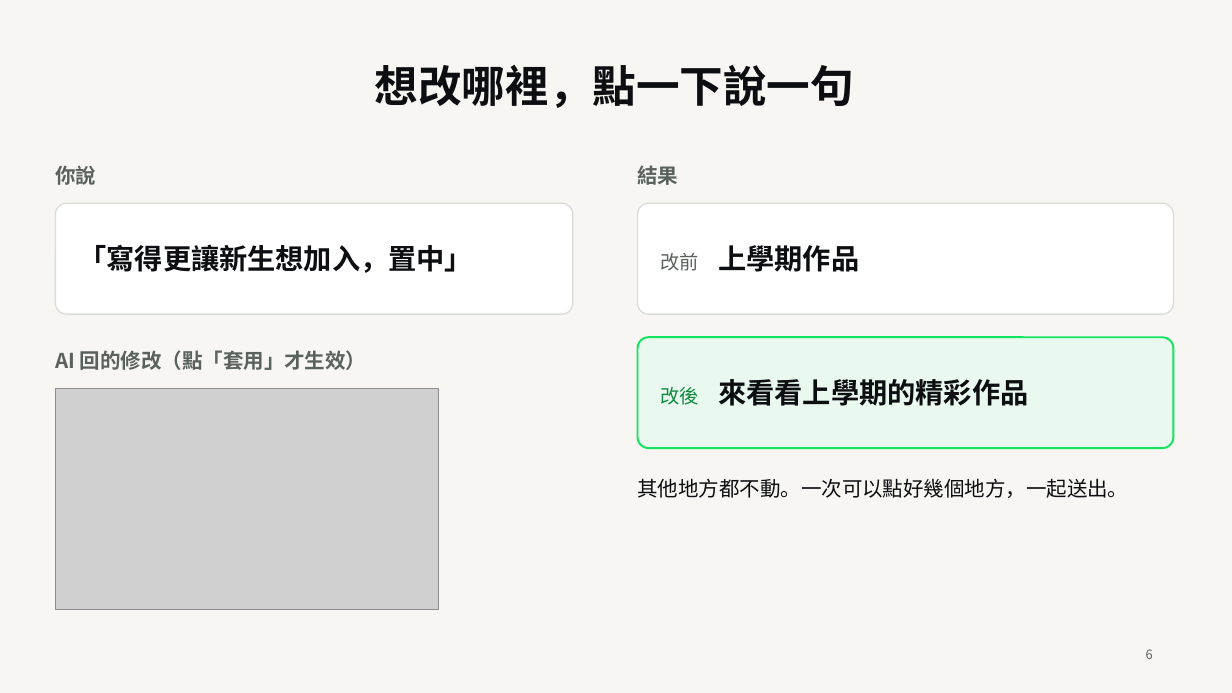
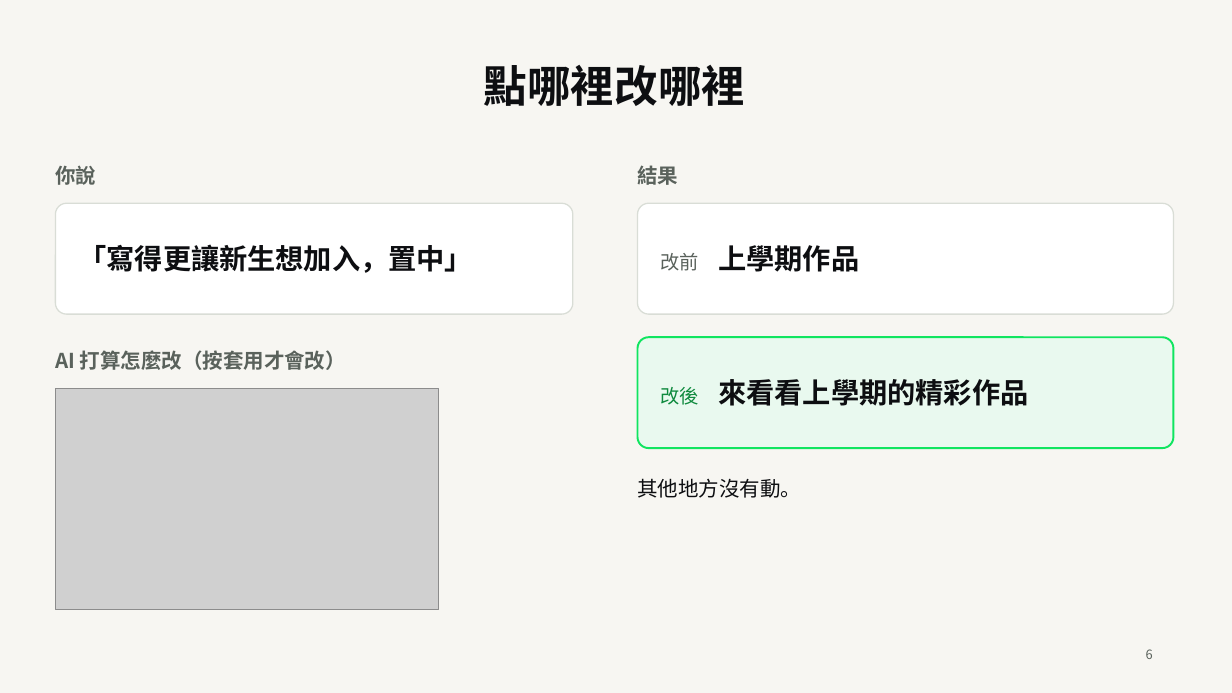
Before and after one commit to ChewyChloe/Sketch2Site, a slide deck: slide 6 of docs/demo-day/Sketch2Site-DemoDay-v1.pptx. Drawn at 1232x693 pixels with LibreOffice and Linux fonts; fonts in the diff are those of the drawing; grey boxes stand for pictures. Boxes give left, top, right and bottom in pixels: in the first picture for what was removed or moved away, otherwise in the second. Text is boxed around its words. In the diff, an @@ line names an element or a change of style, - is before the commit and + after.

```diff
--- a/docs/demo-day/Sketch2Site-DemoDay-v1.pptx
+++ b/docs/demo-day/Sketch2Site-DemoDay-v1.pptx
@@ title at (x1=484, y1=65, x2=745, y2=106): text changed @@
-想改哪裡，點一下說一句
+點哪裡改哪裡
@@ text at (x1=55, y1=350, x2=346, y2=370): text changed @@
-AI 回的修改（點「套用」才生效）
+AI 打算怎麼改（按套用才會改）
@@ text at (x1=638, y1=478, x2=802, y2=498): text changed @@
-其他地方都不動。一次可以點好幾個地方，一起送出。
+其他地方沒有動。
```
Also in this commit, not shown: 8 other slides changed, 1 slide removed, 6 other files.
